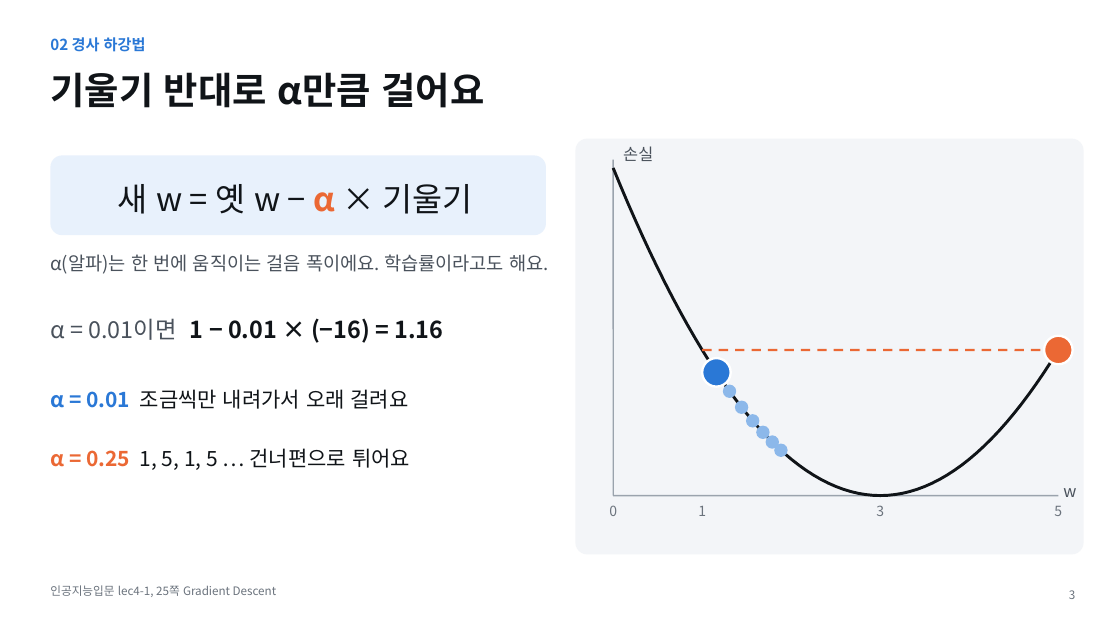
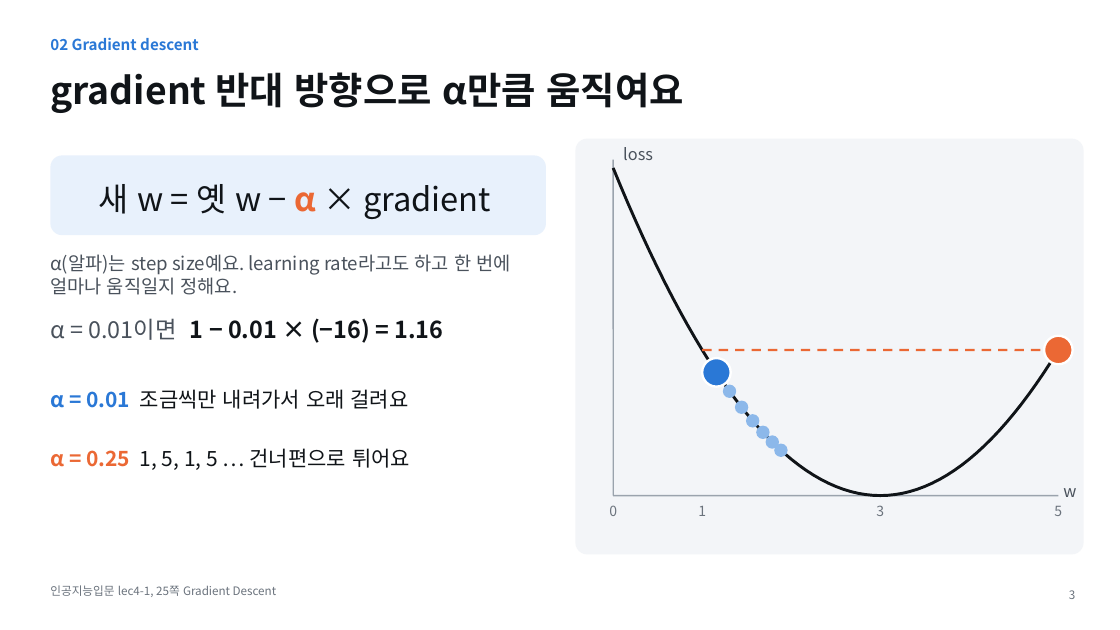
Before and after one commit to tkdgh123/tkdgh123.github.io, a slide deck: slide 3 of adam/Adam_PaperSeminar.pptx. Drawn at 1120x630 pixels with LibreOffice and Linux fonts; fonts in the diff are those of the drawing. Boxes give left, top, right and bottom in pixels: in the first picture for what was removed or moved away, otherwise in the second. Text is boxed around its words. In the diff, an @@ line names an element or a change of style, - is before the commit and + after.

```diff
--- a/adam/Adam_PaperSeminar.pptx
+++ b/adam/Adam_PaperSeminar.pptx
@@ text at <box>50,37,198,50</box>: text changed @@
-02 경사 하강법
+02 Gradient descent
@@ title at <box>50,72,683,113</box>: text changed @@
-기울기 반대로 α만큼 걸어요
+gradient 반대 방향으로 α만큼 움직여요
@@ text at <box>623,147,653,160</box>: text changed @@
-손실
+loss
@@ text in rounded rectangle at <box>98,184,491,219</box>: text changed @@
-새 w = 옛 w − α × 기울기
+새 w = 옛 w − α × gradient
@@ text at <box>50,254,511,295</box>: text changed @@
-α(알파)는 한 번에 움직이는 걸음 폭이에요. 학습률이라고도 해요.
+α(알파)는 step size예요. learning rate라고도 하고 한 번에 얼마나 움직일지 정해요.
```
Also in this commit, not shown: 16 other slides changed, 2 other files.
